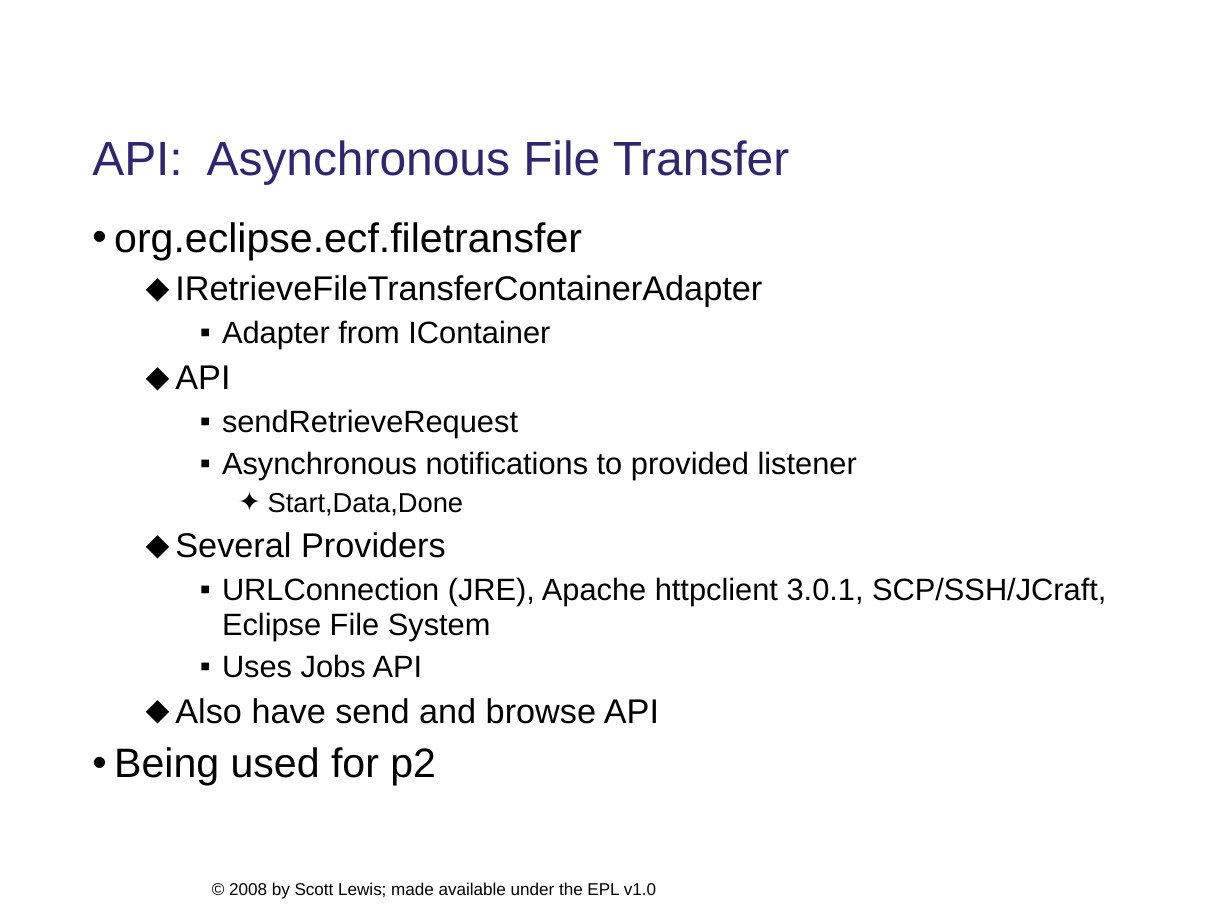
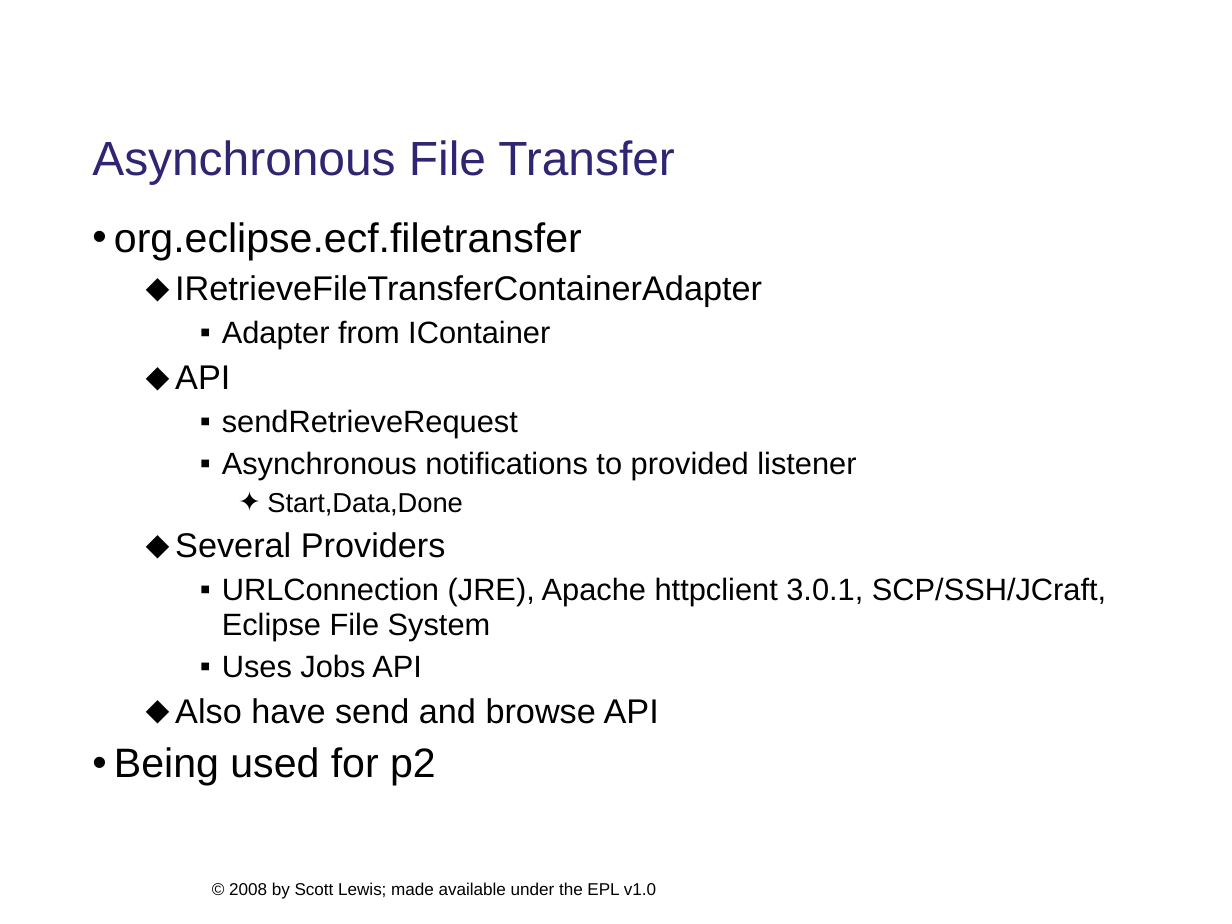
Before and after one commit to eclipse/ecf-website, a slide deck: slide 15 of presentations/eclipsecon2008/longtalk134/ecf_eclipsecon2008_134_DRAFT.ppt. Drawn at 1232x924 pixels with LibreOffice and Linux fonts; fonts in the diff are those of the drawing; background and template pictures are left out. Boxes give left, top, right and bottom in pixels: in the first picture for what was removed or moved away, otherwise in the second. Text is boxed around its words. In the diff, an @@ line names an element or a change of style, - is before the commit and + after.

```diff
--- a/presentations/eclipsecon2008/longtalk134/ecf_eclipsecon2008_134_DRAFT.ppt
+++ b/presentations/eclipsecon2008/longtalk134/ecf_eclipsecon2008_134_DRAFT.ppt
@@ title at bbox=[92, 140, 674, 184]: text changed @@
-API: Asynchronous File Transfer
+Asynchronous File Transfer
```
Also in this commit, not shown: 7 other slides changed, 2 other files.
